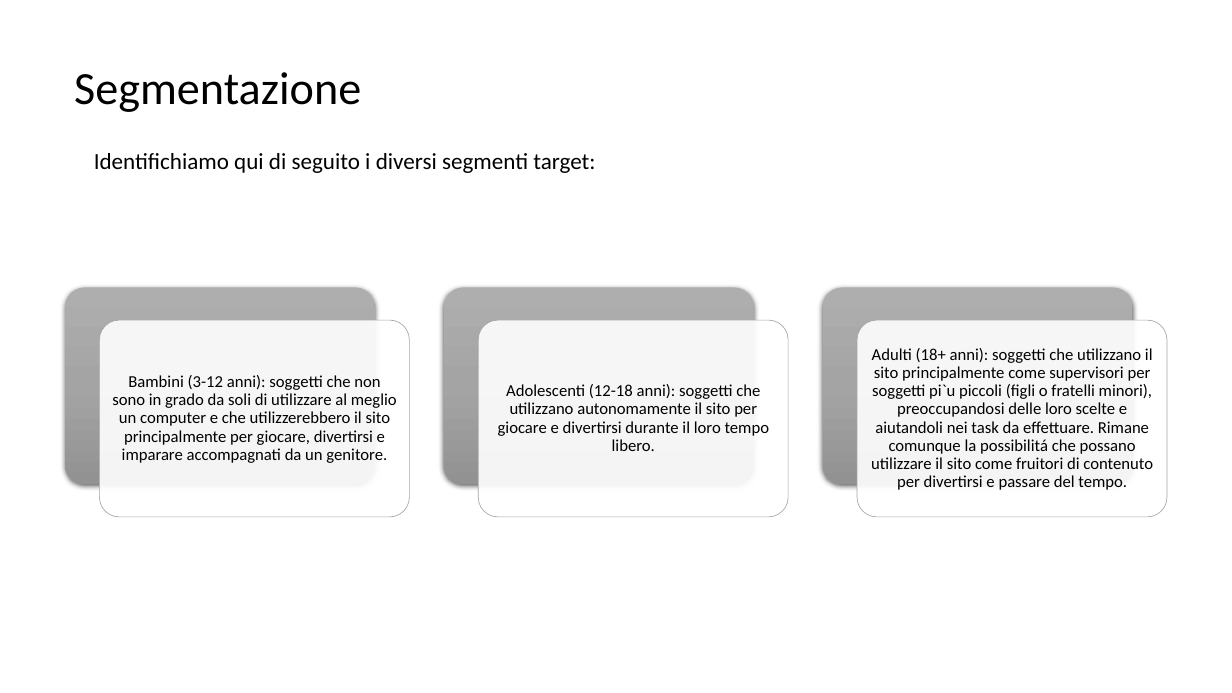
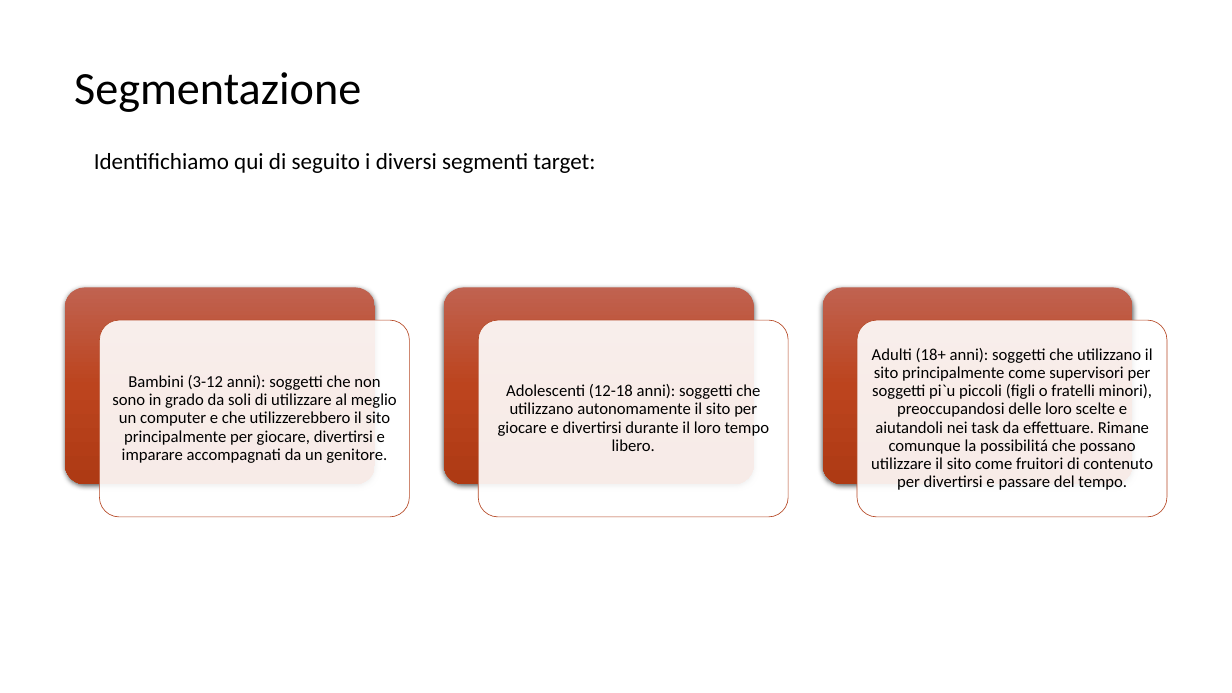
Before and after one commit to MarcoTomasone/Gioco.it-Redesign, a slide deck: slide 4 of Consegna/ProjectHighlights.pptx. Drawn at 1232x693 pixels with LibreOffice and Linux fonts; fonts in the diff are those of the drawing; background and template pictures are left out. Boxes give left, top, right and bottom in pixels: in the first picture for what was removed or moved away, otherwise in the second. Text is boxed around its words. In the diff, an @@ line names an element or a change of style, - is before the commit and + after.

```diff
--- a/Consegna/ProjectHighlights.pptx
+++ b/Consegna/ProjectHighlights.pptx
@@ fill gradient #AFAFAF to #A5A5A5 to #939393 to gradient #C16351 to #BD451F to #AF3A15 in 3 elements at (65, 287, 374, 484), (444, 287, 753, 484), (823, 287, 1132, 484) @@
@@ outline #A5A5A5 0.5 pt to #B64926 0.5 pt in 3 elements at (100, 320, 409, 517), (479, 320, 788, 517), (858, 320, 1167, 517) @@
```
Also in this commit, not shown: 10 other slides changed, 4 slides added, 2 slides removed.
